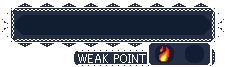
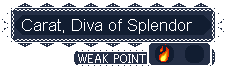
Layers edited between the first and the second 225x67 image:
renamed "Pasted Layer" to "Carat, Diva of Splendor", showed it, moved it above "BG", painted on it over [22, 19, 192, 34]
